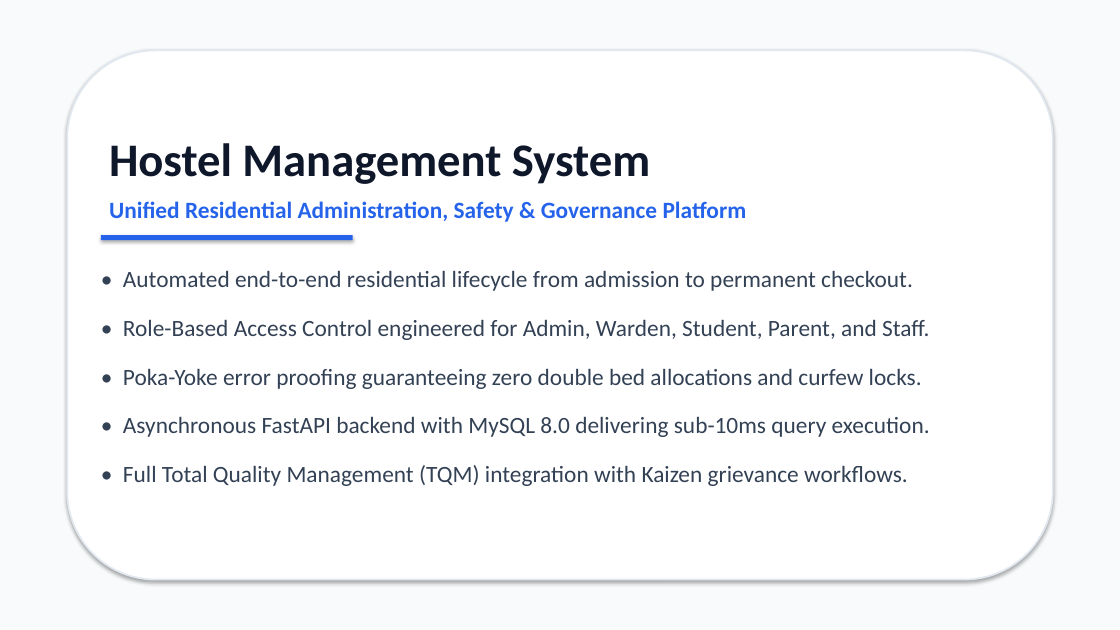
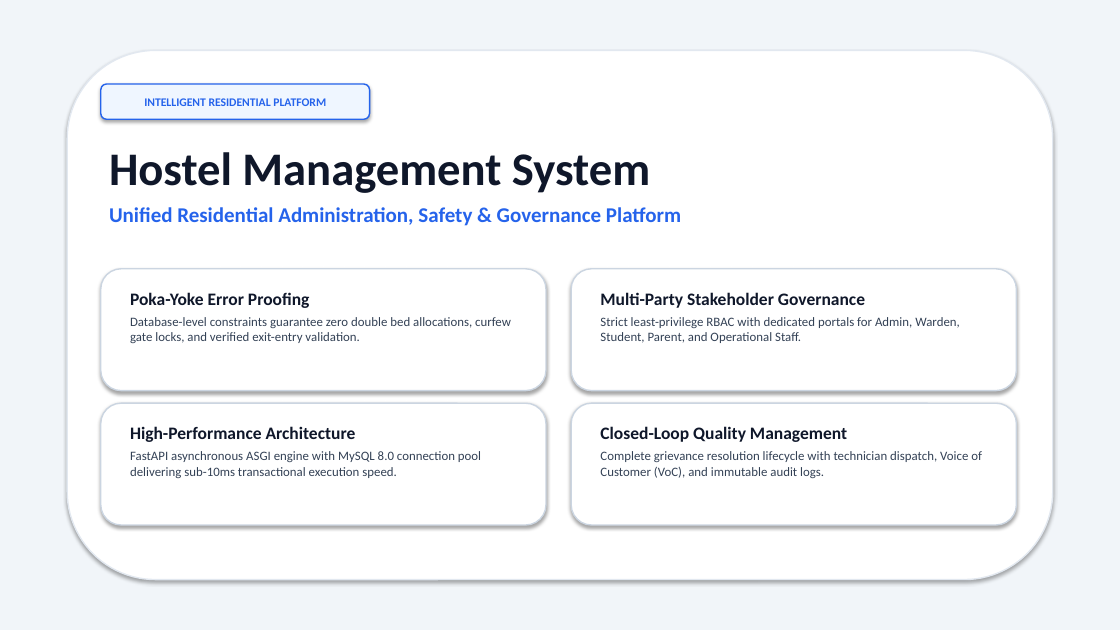
Before and after one commit to himanshi-19rawat/Hostel-Management-System, a slide deck: slide 1 of Hostel_Management_System_Presentation.pptx. Drawn at 1120x630 pixels with LibreOffice and Linux fonts; fonts in the diff are those of the drawing. Boxes give left, top, right and bottom in pixels: in the first picture for what was removed or moved away, otherwise in the second. Text is boxed around its words. In the diff, an @@ line names an element or a change of style, - is before the commit and + after.

Commit message:
docs(presentation): proper 9-slide academic deck with high-impact visual card styling

```diff
--- a/Hostel_Management_System_Presentation.pptx
+++ b/Hostel_Management_System_Presentation.pptx
@@ rectangle at (0,0,1120,630): fill #F8FAFC to #F1F5F9 @@
@@ rounded rectangle at (67,50,1053,580): outline #E2E8F0 1.5 pt to #E2E8F0 1.2 pt @@
@@ rounded rectangle added at (101,84,370,119), fill #EFF6FF, outline #2563EB 1.2 pt, 10 pt, text #2563EB, bold @@
+INTELLIGENT RESIDENTIAL PLATFORM
@@ text "Hostel Management System": place and size @@
-text "Hostel Management System" at (109,143,747,222)
+text "Hostel Management System" at (109,152,681,226)
@@ text at (109,207,681,226): size 20 to 18 pt in "Unified Residential Administration, Safety & Governance Plat ..."; less space between paragraphs @@
@@ rectangle removed at (101,235,353,240) @@
@@ rounded rectangle added at (101,269,546,391), fill #FFFFFF, outline #CBD5E1 1.2 pt @@
@@ rounded rectangle added at (571,269,1017,391), fill #FFFFFF, outline #CBD5E1 1.2 pt @@
@@ text removed at (123,270,930,486) @@
-• Automated end-to-end residential lifecycle from admission to permanent checkout.
-• Role-Based Access Control engineered for Admin, Warden, Student, Parent, and Staff.
-• Poka-Yoke error proofing guaranteeing zero double bed allocations and curfew locks.
-• Asynchronous FastAPI backend with MySQL 8.0 delivering sub-10ms query execution.
-• Full Total Quality Management (TQM) integration with Kaizen grievance workflows.
@@ text added at (130,292,511,343), 11 pt, text #334155 @@
+Poka-Yoke Error Proofing
+Database-level constraints guarantee zero double bed allocations, curfew gate locks, and verified exit-entry validation.
@@ text added at (600,292,960,343), 11 pt, text #334155 @@
+Multi-Party Stakeholder Governance
+Strict least-privilege RBAC with dedicated portals for Admin, Warden, Student, Parent, and Operational Staff.
@@ rounded rectangle added at (101,403,546,525), fill #FFFFFF, outline #CBD5E1 1.2 pt @@
@@ rounded rectangle added at (571,403,1017,525), fill #FFFFFF, outline #CBD5E1 1.2 pt @@
@@ text added at (130,426,481,478), 11 pt, text #334155 @@
+High-Performance Architecture
+FastAPI asynchronous ASGI engine with MySQL 8.0 connection pool delivering sub-10ms transactional execution speed.
@@ text added at (600,426,982,478), 11 pt, text #334155 @@
+Closed-Loop Quality Management
+Complete grievance resolution lifecycle with technician dispatch, Voice of Customer (VoC), and immutable audit logs.
```
Also in this commit, not shown: 4 other slides changed, 4 slides added, 4 slides removed, 2 other files.
